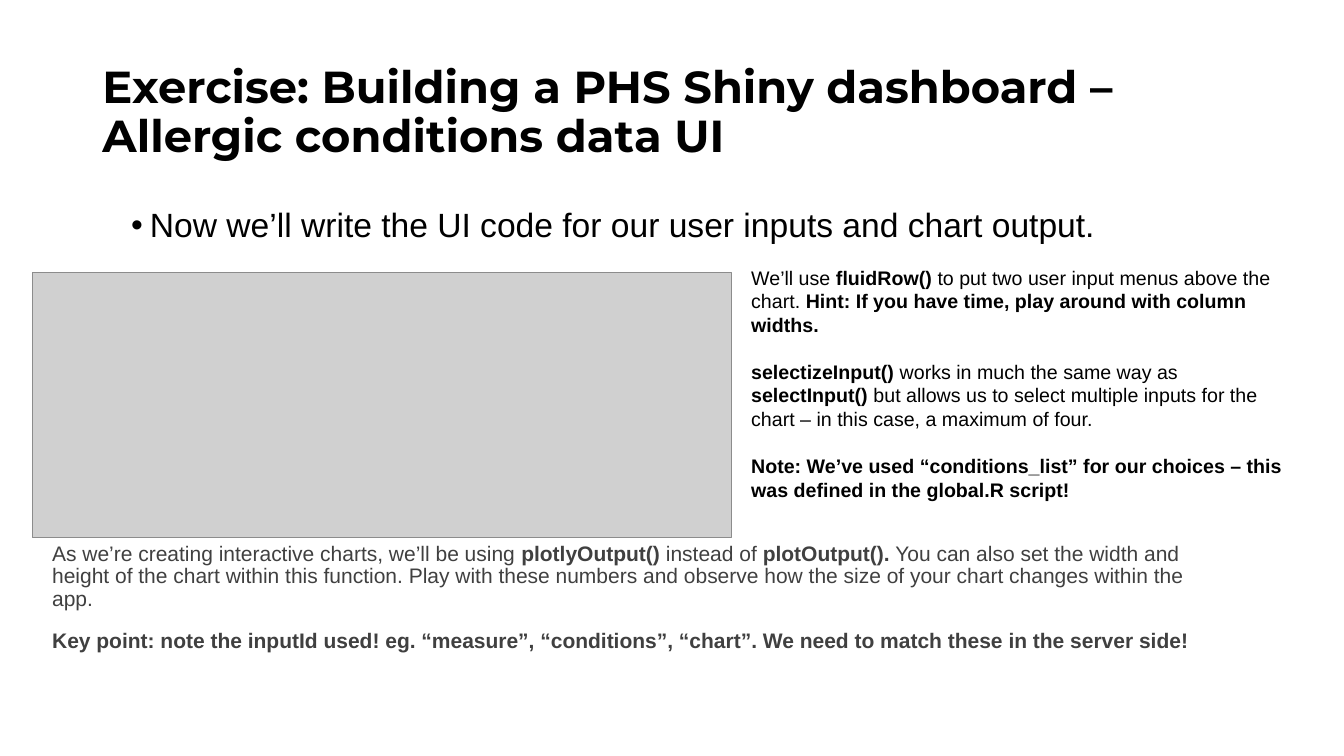
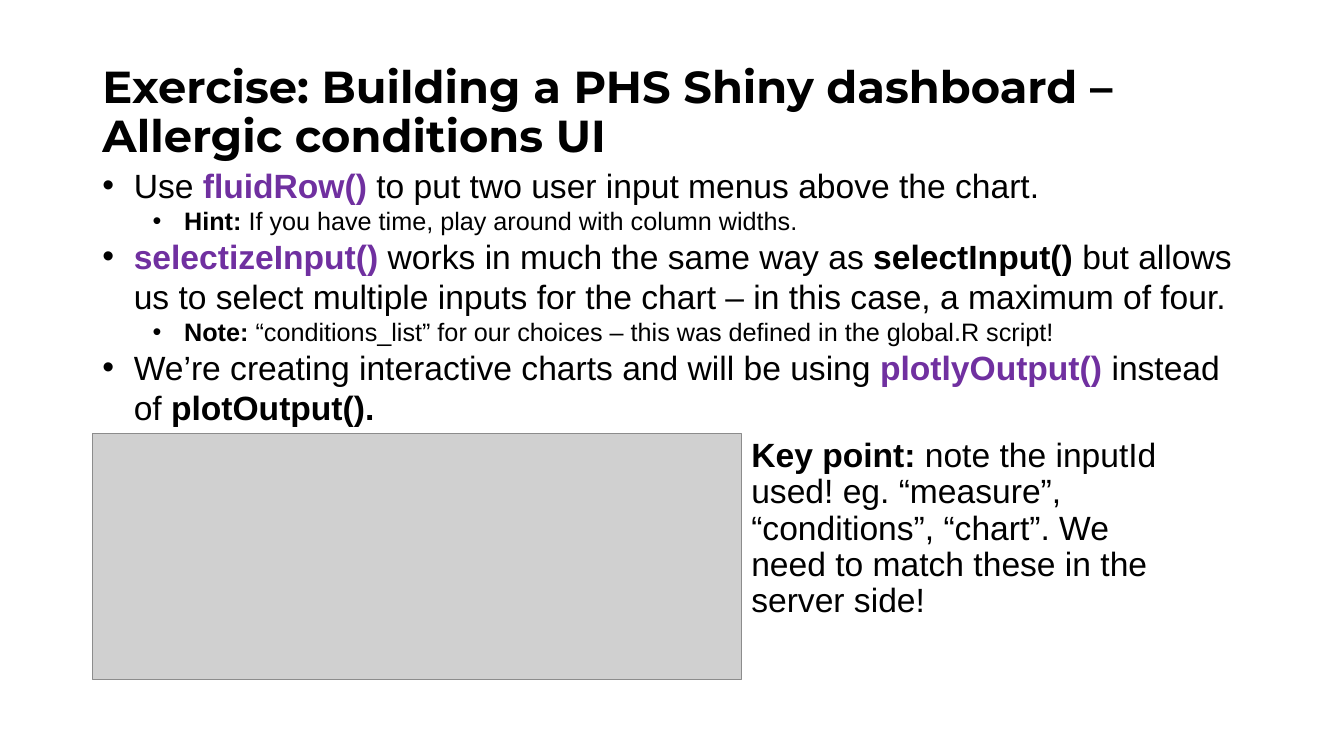
Before and after one commit to Public-Health-Scotland/learn-shiny, a slide deck: slide 17 of Day 2/slides/Shiny_Day_2.pptx. Drawn at 1344x756 pixels with LibreOffice and Linux fonts; fonts in the diff are those of the drawing; grey boxes stand for pictures; background and template pictures are left out. Boxes give left, top, right and bottom in pixels: in the first picture for what was removed or moved away, otherwise in the second. Text is boxed around its words. In the diff, an @@ line names an element or a change of style, - is before the commit and + after.

Commit message:
Add files via upload
Changes to day two to match day 1 in style

```diff
--- a/Day 2/slides/Shiny_Day_2.pptx
+++ b/Day 2/slides/Shiny_Day_2.pptx
@@ title at (102,67,1077,161): text changed @@
-Exercise: Building a PHS Shiny dashboard – Allergic conditions data UI
+Exercise: Building a PHS Shiny dashboard – Allergic conditions UI
@@ text "Use fluidRow() to put two ...": place and size @@
-text "Use fluidRow() to put two ..." at (751,270,1282,501)
+text "Use fluidRow() to put two ..." at (134,173,1231,427)
@@ text at (134,173,1039,236): text changed; size 14 to 24 pt; bold off @@
-We’ll use fluidRow() to put two user input menus above the chart. Hint: If you have time, play around with column widths.
+• Use fluidRow() to put two user input menus above the chart.
+  • Hint: If you have time, play around with column widths.
@@ text removed at (150,212,1095,244) @@
-• Now we’ll write the UI code for our user inputs and chart output.
@@ text at (134,244,1231,316): size 14 to 24 pt in "selectizeInput() works in much the same way ..."; text colour #000000 to #7030A0 in "selectizeInput()"; bullet none to • @@
@@ text at (134,322,1220,427): text changed; size 14 to 24 pt; bold off @@
-Note: We’ve used “conditions_list” for our choices – this was defined in the global.R script!
+  • Note: “conditions_list” for our choices – this was defined in the global.R script!
+• We’re creating interactive charts and will be using plotlyOutput() instead of plotOutput().
@@ picture: place and size @@
-picture at (32,272,732,537)
+picture at (93,434,742,680)
@@ text "Key point: note the inputId ...": place and size @@
-text "Key point: note the inputId ..." at (52,545,1188,653)
+text "Key point: note the inputId ..." at (751,442,1157,613)
@@ text "Key point: note the inputId ..." at (751,442,1157,613): size 15 to 24 pt, text colour #404040 to #000000, bold off @@
@@ text at (52,545,1183,610): paragraph removed @@
-  As we’re creating interactive charts, we’ll be using plotlyOutput() instead of plotOutput(). You can also set the width and height of the chart within this function. Play with these numbers and observe how the size of your chart changes within the app.
```
Also in this commit, not shown: 33 other slides changed, 1 other file.
